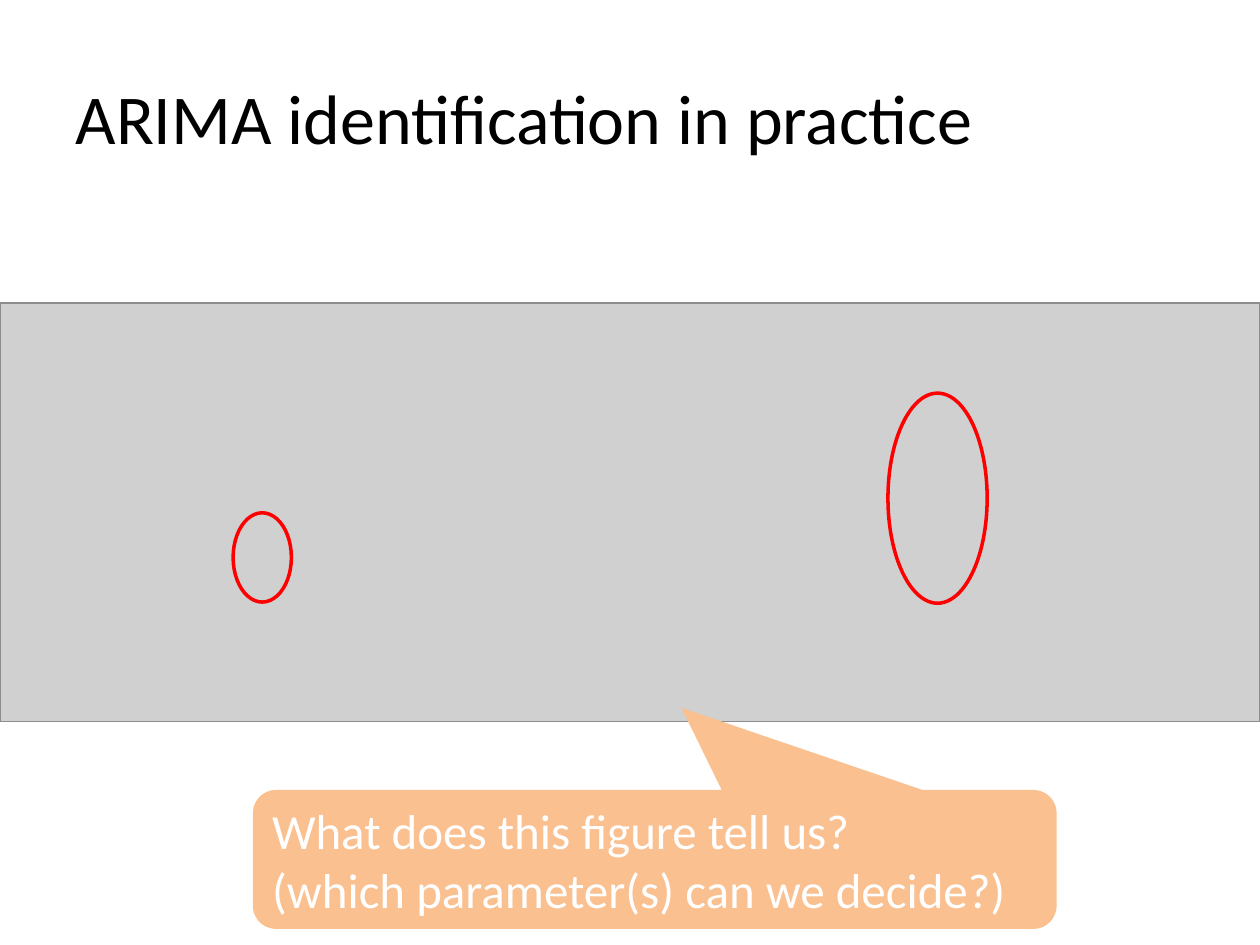
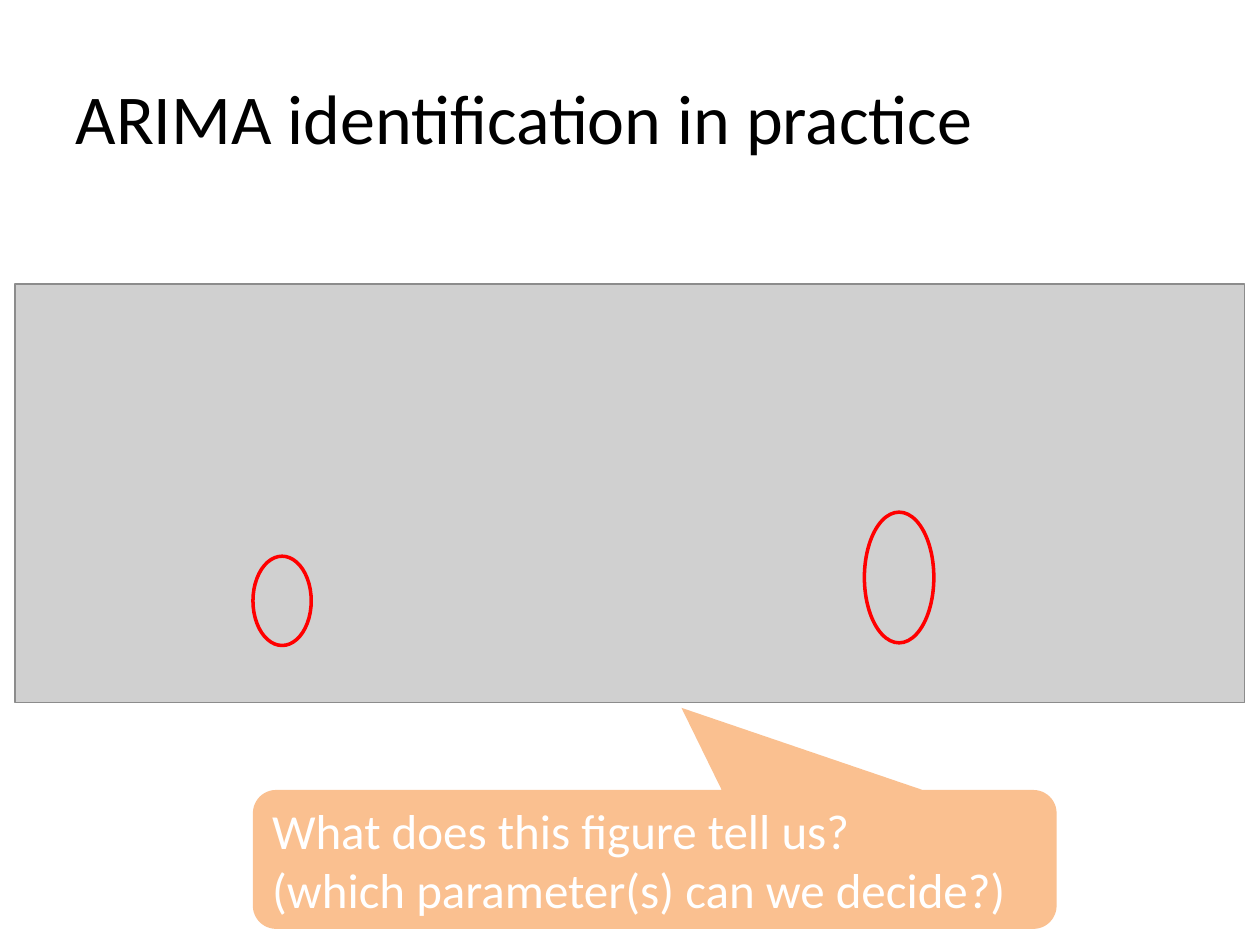
Before and after one commit to zhiyzuo/IS6400-Regression, a slide deck: slide 31 of Week-8-Time-Series-II-AutoRegression/IS6400 Week 8.pptx (slide 28 before the commit). Drawn at 1260x945 pixels with LibreOffice and Linux fonts; fonts in the diff are those of the drawing; grey boxes stand for pictures; background and template pictures are left out. Boxes give left, top, right and bottom in pixels: in the first picture for what was removed or moved away, otherwise in the second. Text is boxed around its words. In the diff, an @@ line names an element or a change of style, - is before the commit and + after.

```diff
--- a/Week-8-Time-Series-II-AutoRegression/IS6400 Week 8.pptx
+++ b/Week-8-Time-Series-II-AutoRegression/IS6400 Week 8.pptx
@@ picture: place and size @@
-picture at box(0, 304, 1260, 722)
+picture at box(15, 284, 1245, 702)
@@ ellipse: place and size @@
-ellipse at box(888, 393, 988, 604)
+ellipse at box(864, 512, 934, 643)
@@ ellipse: place and size @@
-ellipse at box(233, 513, 291, 602)
+ellipse at box(253, 556, 311, 645)
```
Also in this commit, not shown: 1 other slide changed, 3 slides added, 3 other files.
